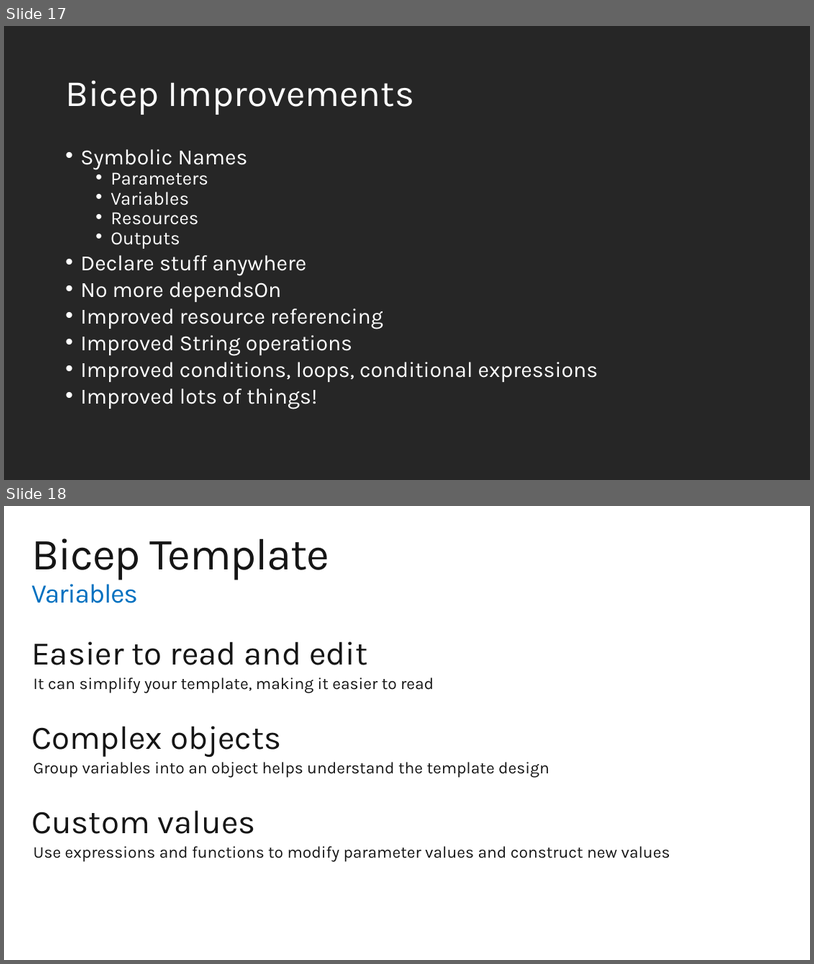
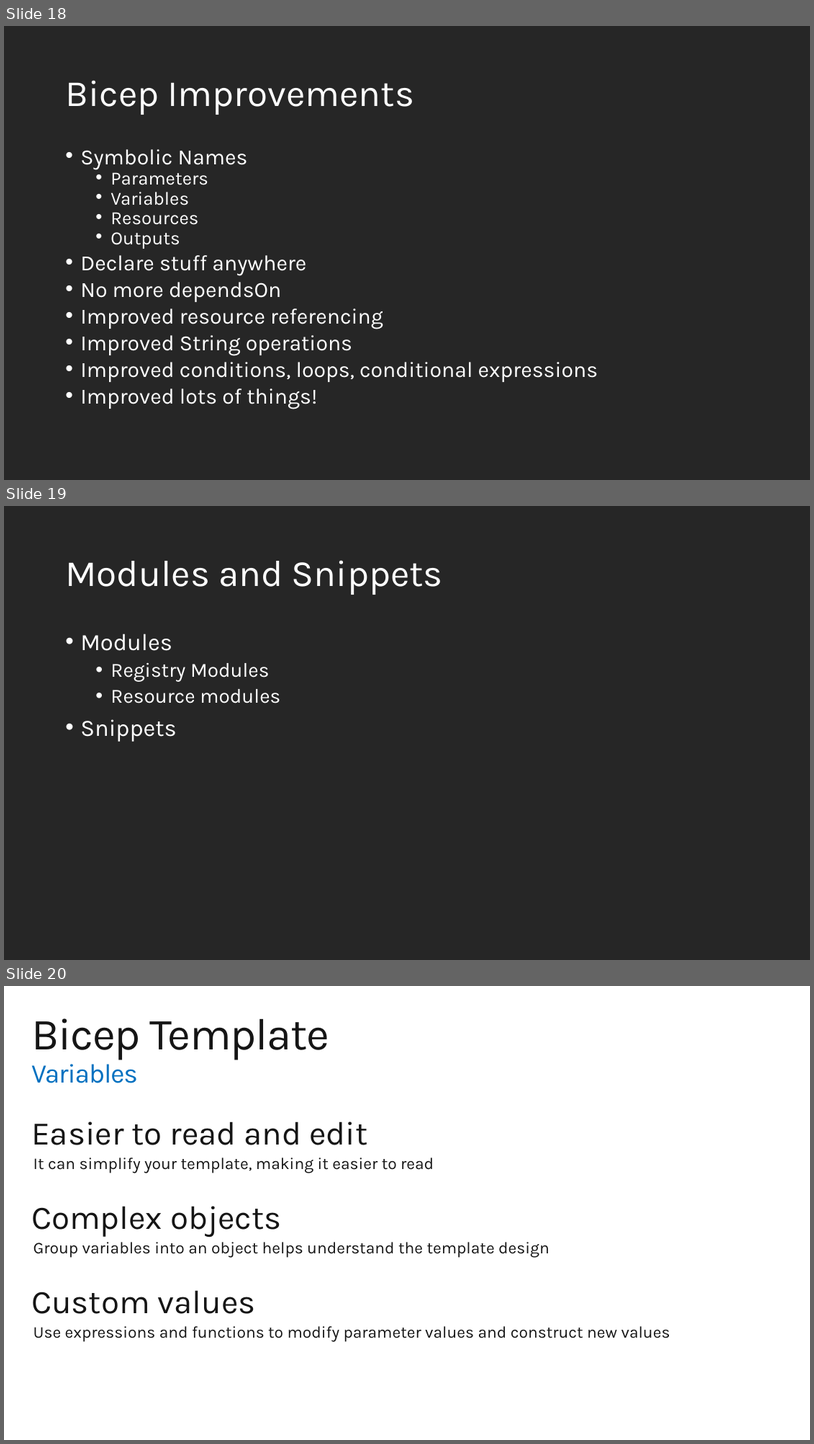
Before and after one commit to nicolalgallacher/Bicep_WhatTheHack, a slide deck: Coach/BicepIntro-MicroHack.pptx. Shown one above the other, each under a label of ours: slides 17 and 18 before the commit, slides 18, 19 and 20 after it. The pictures are 814x964 and 814x1444 pixels, drawn with LibreOffice and Linux fonts; fonts in the diff are those of the drawing; background and template pictures are left out. Boxes give left, top, right and bottom in pixels: in the first picture for what was removed or moved away, otherwise in the second. Text is boxed around its words. In the diff, an @@ line names an element or a change of style, - is before the commit and + after.

```diff
--- a/Coach/BicepIntro-MicroHack.pptx
+++ b/Coach/BicepIntro-MicroHack.pptx
@@ slide 19 added at (4, 506, 810, 960), background #262626 @@
@@ title added at (65, 560, 443, 595), 44 pt, text #FFFFFF @@
+Modules and Snippets
@@ text added at (80, 633, 280, 741), 24 pt, text #FFFFFF @@
+• Modules
+  • Registry Modules
+  • Resource modules
+• Snippets
@@ what was slide 17 is now slide 18 @@
@@ what was slide 18 is now slide 20 @@
```
Also in this commit, not shown: 1 slide changed, 1 other slide added, 1 other file.
